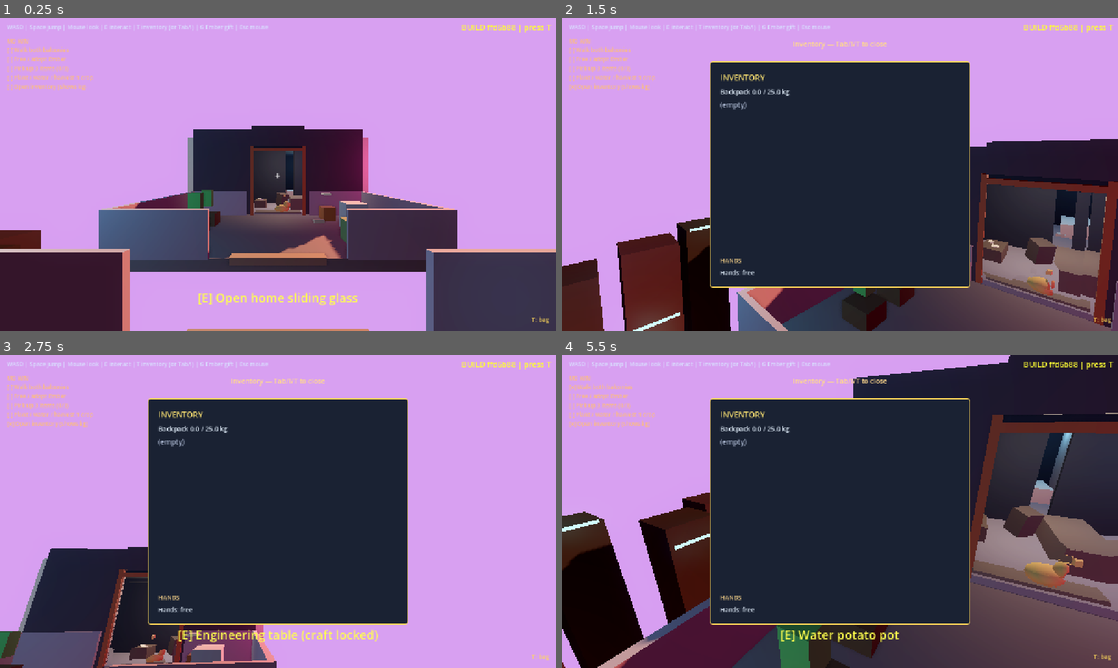
Above: before the commit, frames 1-4 (two rows, left to right).
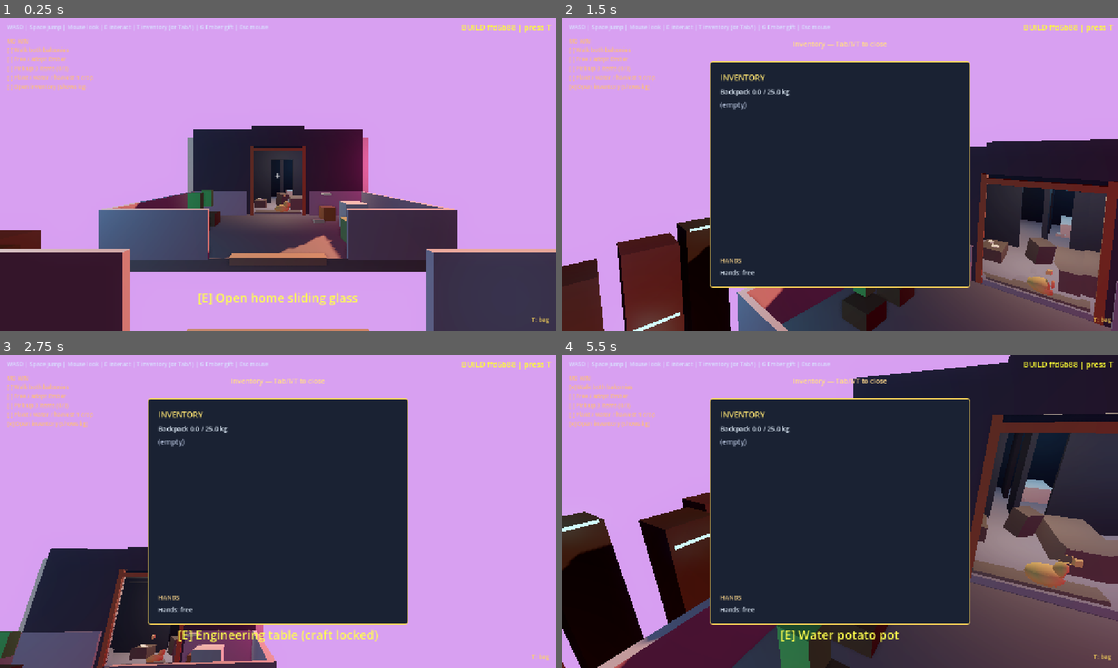
Above: after the commit, the same moments.

Repository: SpaceKitti/Studio
Game: Godot game, scene res://scenes/main.tscn
Same seed, same stepped clock (60 frames per second), same inputs: the game is played once before the commit and once after it.
Inputs (mouse positions are in pixels of both pictures, inside the frame that each line leads up to):
- Up to frame 1 (0.25 s): no input
- Up to frame 2 (1.5 s): tap T at 0.5, 1.25 s; move the mouse to (867, 174) at 0.52 s; hold W (move_forward) 0.53-1.28 s; tap E (interact) at 0.6 s; click (867, 174) at 0.67 s; tap Space (jump) at 0.77 s; move the mouse to (728, 190) at 1.27 s; hold S (move_back) from 1.28 s (still down); tap I at 1.35 s
- Up to frame 3 (2.75 s): tap Space (jump) at 1.52 s; tap T at 2, 2.1 s; move the mouse to (333, 442) at 2.02 s; release S (move_back) at 2.03 s; hold D (move_right) from 2.03 s (still down)
- Up to frame 4 (5.5 s): tap T at 2.75, 3.5, 4.25 s; move the mouse to (812, 574) at 2.77 s; release D (move_right) at 2.78 s; hold W (move_forward) 2.78-4.28 s; tap G at 2.85 s; click (812, 574) at 2.92 s; tap Space (jump) at 3.02, 3.77, 4.52 s; move the mouse to (878, 514) at 3.52 s; tap H at 3.6 s; move the mouse to (673, 464) at 4.27 s; hold A (move_left) 4.28-5.03 s; tap E (interact) at 4.35 s; move the mouse to (845, 511) at 5.02 s; hold W (move_forward) from 5.03 s (still down); tap I at 5.1 s; click (845, 511) at 5.17 s

The runs differ from the first frame. In frame 1, 0.3% of the frame differs, in the area x 48-53%, y 42-60%; in frame 2, 1.0%; in frame 3, less than 0.1%; in frame 4, 1.7%, in the area x 76-93%, y 24-53%.

Commit message:
fix(slice1): widen apt interior doorways to human scale
Mid-wall living↔back gap was 0.4m (capsule r=0.35 blocked); PartBedBath had no opening. Rebuild partitions with 1.1m doors + lintels; shorten BathWall walk path. Home+neighbor share _build_apartment.

Diff:
--- a/slice1/scripts/level.gd
+++ b/slice1/scripts/level.gd
@@ -162,9 +162,35 @@
 	_box(root, Vector3(0.18, 2.8, (width * 0.5 - open_half_z)), Vector3(0.0, 1.4, (open_half_z + (width * 0.5 - open_half_z) * 0.5)), stucco, "FaceSR")
 	_box(root, Vector3(0.18, 0.45, open_half_z * 2.0), Vector3(0.0, 2.55, 0.0), asphalt, "FaceTop")
 
-	_box(root, Vector3(0.12, 2.6, 3.6), Vector3(f * 3.2, 1.3, -1.4), asphalt, "PartLivingBed")
-	_box(root, Vector3(0.12, 2.6, 2.4), Vector3(f * 3.2, 1.3, 2.0), asphalt, "PartLivingKit")
-	_box(root, Vector3(2.8, 2.6, 0.12), Vector3(f * 5.0, 1.3, 0.2), asphalt, "PartBedBath")
+	# Interior partitions with human-scale doorways (~1.1m wide, ~2.2m tall).
+	# Prior bug: mid-wall gap was only 0.4m (PartLivingBed ended z=0.4, PartLivingKit
+	# started z=0.8) — capsule radius 0.35 cannot pass. PartBedBath had no opening.
+	var door_w := 1.1
+	var door_half := door_w * 0.5
+	var mid_x := f * 3.2
+	var z_min := -width * 0.5
+	var z_max := width * 0.5
+	var mid_door_z := 0.2
+	var south_end := mid_door_z - door_half
+	var north_start := mid_door_z + door_half
+	var south_len := south_end - z_min
+	var north_len := z_max - north_start
+	_box(root, Vector3(0.12, 2.6, south_len), Vector3(mid_x, 1.3, (z_min + south_end) * 0.5), asphalt, "PartLivingBed")
+	_box(root, Vector3(0.12, 2.6, north_len), Vector3(mid_x, 1.3, (north_start + z_max) * 0.5), asphalt, "PartLivingKit")
+	_box(root, Vector3(0.12, 0.4, door_w), Vector3(mid_x, 2.4, mid_door_z), asphalt, "PartMidLintel")
+
+	# Bed|bath wall (Z=const) with matching doorway along depth
+	var bb_z := 0.2
+	var u0 := 3.4
+	var u1 := 6.5
+	var bed_door_u := 5.0
+	var a_end_u := bed_door_u - door_half
+	var b_start_u := bed_door_u + door_half
+	var seg_a_len := a_end_u - u0
+	var seg_b_len := u1 - b_start_u
+	_box(root, Vector3(seg_a_len, 2.6, 0.12), Vector3(f * (u0 + a_end_u) * 0.5, 1.3, bb_z), asphalt, "PartBedBathA")
+	_box(root, Vector3(seg_b_len, 2.6, 0.12), Vector3(f * (b_start_u + u1) * 0.5, 1.3, bb_z), asphalt, "PartBedBathB")
+	_box(root, Vector3(door_w, 0.4, 0.12), Vector3(f * bed_door_u, 2.4, bb_z), asphalt, "PartBedBathLintel")
 
 	# --- Living: Lamp Pocket warm island (rest, not craft — desk stays outdoor) ---
 	var living_lamp := OmniLight3D.new()
@@ -265,7 +291,7 @@
 	bath_lamp.omni_range = 4.0
 	root.add_child(bath_lamp)
 
-	_box(root, Vector3(2.4, 2.5, 0.12), Vector3(f * 5.0, 1.25, 1.4), wet_concrete, "BathWall")
+	_box(root, Vector3(1.5, 2.5, 0.12), Vector3(f * 4.5, 1.25, 1.4), wet_concrete, "BathWall")
 	# Mold teal corner soft
 	_box(root, Vector3(0.15, 1.2, 0.15), Vector3(f * 6.4, 0.6, 2.5), mold_teal, "MoldCorner", 0.95)
 	# Sink
